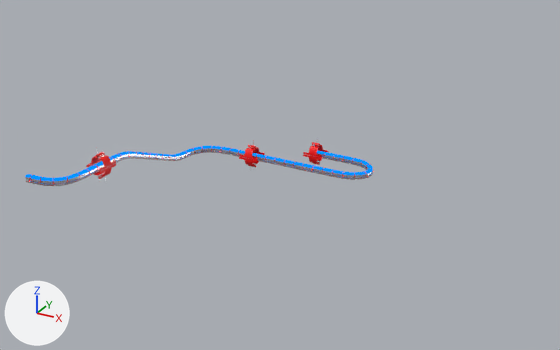
An edit to the Blender file Requiem/Assets/Resources/Models/Tram.blend, drawn before and after from the same camera.
Both versions are drawn from a camera (50 mm lens) standing at (623.0, -1521.0, 685.0) and looking at (-64.0, -271.0, 60.0). Arrows for +X, +Y and +Z are at lower left; the lights stay in place.

Names of what the first picture shows: 'CheckPoints', 'Tunnel'.
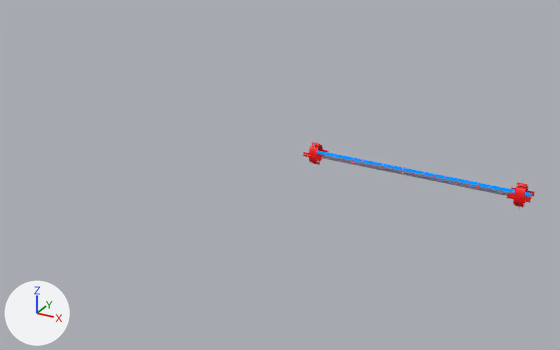
Pixel boxes (x1, y1, x2, y2) of what changed, in the pictures (560 x 350 px):
'Tunnel', reshaped (36% narrower, 24% taller): before (25, 146, 373, 186); after (310, 150, 532, 200)
'CheckPoints', reshaped (60% taller): before (86, 138, 328, 182); after (303, 138, 534, 209)

Diff of the bpy script that builds the scene:
```diff
--- a/Requiem/Assets/Resources/Models/Tram.blend.py
+++ b/Requiem/Assets/Resources/Models/Tram.blend.py
@@ cu_nurbspath @@
 cu_nurbspath.dimensions = '3D'
-_sp = cu_nurbspath.splines.new('NURBS'); _sp.points.add(16)
-_sp.points.foreach_set('co', [-1171.0, 0.0, 0.0, 1.0, -122.5, 0.0, 0.0, 1.0, 0.545, 0.0, 0.0, 1.0, 410.3, -215.2, 0.0, 1.0, 410.0, -645.5, 0.0, 1.0, 0.0, -860.6, 0.0, 1.0, -122.5, -860.6, 0.0, 1.0, -2717.0, -860.6, 0.0, 1.0, -2789.0, -860.6, 0.0, 1.0, -3828.0, -860.6, 0.0, 1.0, -3828.0, -1814.0, 0.0, 1.0, -3828.0, -1878.0, 26.55, 1.0, -3828.0, -3583.0, 734.5, 1.0, -3828.0, -3657.0, 765.3, 1.0, -3828.0, -4783.0, 765.3, 1.0, -3828.0, -5509.0, 765.3, 1.0, -4561.0, -5509.0, 765.3, 1.0])
-_sp.order_u = 5
+_sp = cu_nurbspath.splines.new('NURBS'); _sp.points.add(4)
+_sp.points.foreach_set('co', [-1171.0, 0.0, 0.0, 1.0, -646.7, 0.0, 0.0, 1.0, -122.5, 0.0, 0.0, 1.0, 1883.0, 0.0, 0.0, 1.0, 3888.0, 0.0, 0.0, 1.0])
+_sp.order_u = 3
 _sp.order_v = 0
```
